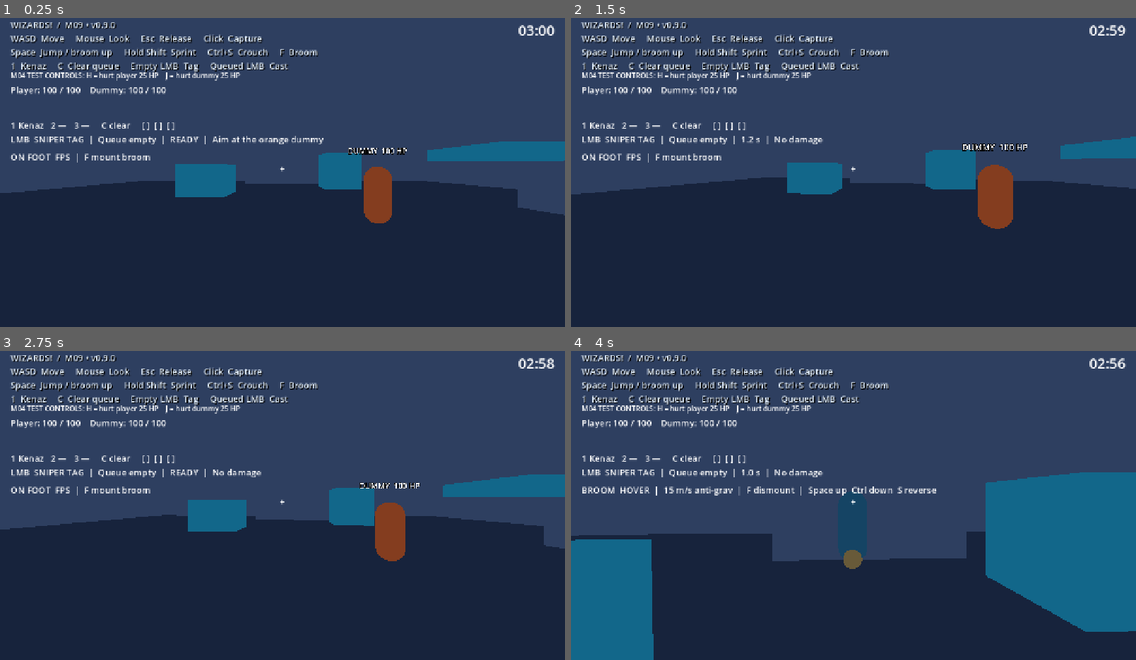
Above: before the commit, frames 1-4 (two rows, left to right).
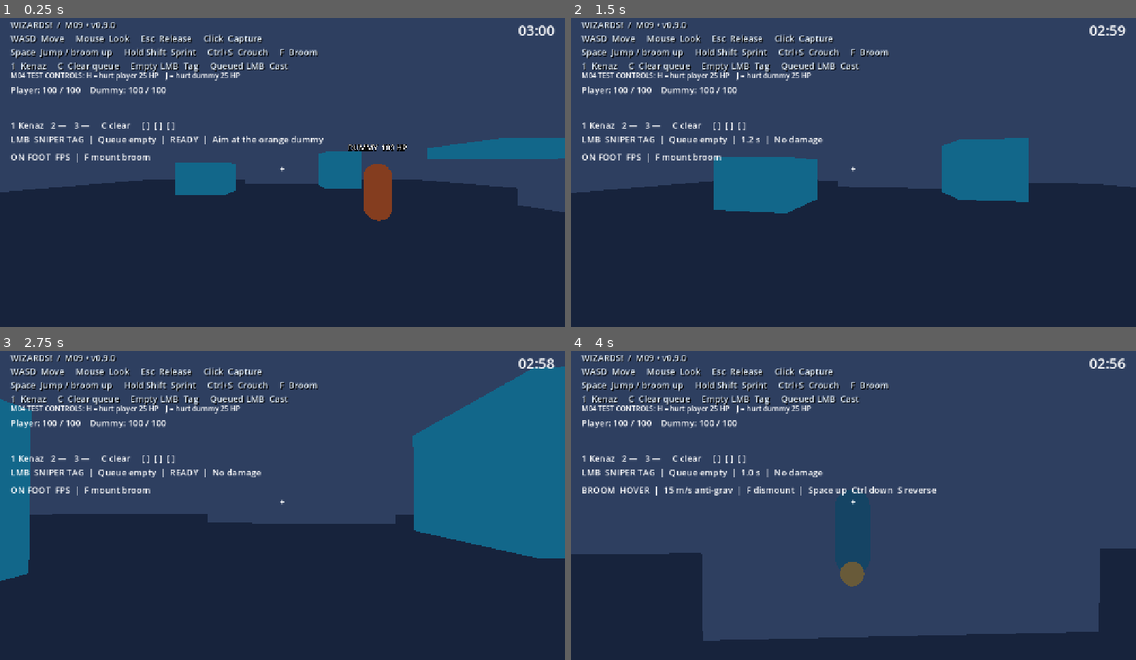
Above: after the commit, the same moments.

Repository: Addersoft/MAGICIDE-
Game: Godot game, scene res://scenes/boot/main.tscn
Two runs of this game, one before a commit and one after it. Both use one fixed random seed, a clock stepped at 60 frames per second and the inputs below.
Inputs (mouse positions are in pixels of both pictures, inside the frame that each line leads up to):
- Up to frame 1 (0.25 s): no input
- Up to frame 2 (1.5 s): tap Enter at 0.5 s; move the mouse to (881, 166) at 0.52 s; hold Right mouse button (parkour_glide, bound only after the com… 0.53-1.28 s; hold W (move_forward) from 0.53 s (still down); click (881, 166) at 0.67 s; tap Space (jump) at 0.77 s; tap Alt (parkour_slide, bound only after the commit) at 0.8, 1.35 s; move the mouse to (825, 169) at 1.27 s; click (825, 169) at 1.42 s
- Up to frame 3 (2.75 s): keep holding W (move_forward); tap Space (jump) at 1.52 s; right-click (254, 502) at 1.55 s; move the mouse to (293, 496) at 2.02 s; hold Ctrl (crouch_modifier) from 2.03 s (still down); click (293, 496) at 2.17 s; tap Alt (parkour_slide, bound only after the commit) at 2.3 s
- Up to frame 4 (4 s): keep holding W (move_forward); move the mouse to (847, 505) at 2.77 s; release Ctrl (crouch_modifier) at 2.78 s; tap F (mount_broom) at 2.85 s; click (847, 505) at 2.92 s; tap Space (jump) at 3.02, 3.77 s; right-click (847, 505) at 3.05 s; move the mouse to (893, 505) at 3.52 s; press the mouse at (893, 505) at 3.53 s; tap Alt (parkour_slide, bound only after the commit) at 3.8 s

The runs differ from the first frame. In frame 1, 1.2% of the frame differs, in the area x 0-100%, y 38-67%; in frame 2, 7.3%; in frame 3, 19%; in frame 4, 34%, in the area x 0-100%, y 39-100%.
Error before the commit: Attempt to call function 'step' in base 'null instance' on a null instance. (res://scripts/player/player_controller.gd:69)

Commit message:
P01: player.tscn with ParkourMotor/TraversalProbe nodes + input map + docs

Diff:
--- a/project.godot
+++ b/project.godot
@@ -3,7 +3,7 @@
 [animation]
 compatibility/default_parent_skeleton_in_mesh_instance_3d=true
 [application]
-config/name="WIZARDS! — M09 v0.9.0"
+config/name="WIZARDS! — P01 Parkour"
 run/main_scene="res://scenes/boot/main.tscn"
 config/features=PackedStringArray("4.5", "GL Compatibility")
 [display]
@@ -88,3 +88,23 @@
 "deadzone": 0.2,
 "events": [Object(InputEventKey,"physical_keycode":70)]
 }
+parkour_slide={
+"deadzone": 0.2,
+"events": [Object(InputEventKey,"physical_keycode":4194328)]
+}
+parkour_dodge={
+"deadzone": 0.2,
+"events": []
+}
+parkour_glide={
+"deadzone": 0.2,
+"events": [Object(InputEventMouseButton,"button_index":2)]
+}
+roll_left={
+"deadzone": 0.2,
+"events": [Object(InputEventKey,"physical_keycode":81)]
+}
+roll_right={
+"deadzone": 0.2,
+"events": [Object(InputEventKey,"physical_keycode":69)]
+}
--- a/scenes/player/player.tscn
+++ b/scenes/player/player.tscn
@@ -11,6 +11,8 @@
 [ext_resource type="Script" path="res://scripts/runes/rune_billboard.gd" id="10"]
 [ext_resource type="Script" path="res://scripts/broom/broom_controller.gd" id="11"]
 [ext_resource type="Script" path="res://scripts/camera/broom_camera.gd" id="12"]
+[ext_resource type="Script" path="res://scripts/movement/traversal_probe.gd" id="13"]
+[ext_resource type="Script" path="res://scripts/movement/parkour_motor.gd" id="14"]
 [sub_resource type="CapsuleShape3D" id="Capsule"]
 radius=0.35
 height=1.8
@@ -78,3 +80,8 @@
 transform=Transform3D(1, 0, 0, 0, 1, 0, 0, 0, 1, 0.24, 0, 0)
 mesh=SubResource("RuneBox")
 visible=false
+
+[node name="TraversalProbe" type="Node" parent="."]
+script=ExtResource("13")
+[node name="ParkourMotor" type="Node" parent="."]
+script=ExtResource("14")
Not shown: 1 places in scenes/player/player.tscn that only renumber resources
Not shown, changed: docs/PROJECT_STATE.md
Not shown, added: docs/decisions/ADR-008-parkour-beam.md
